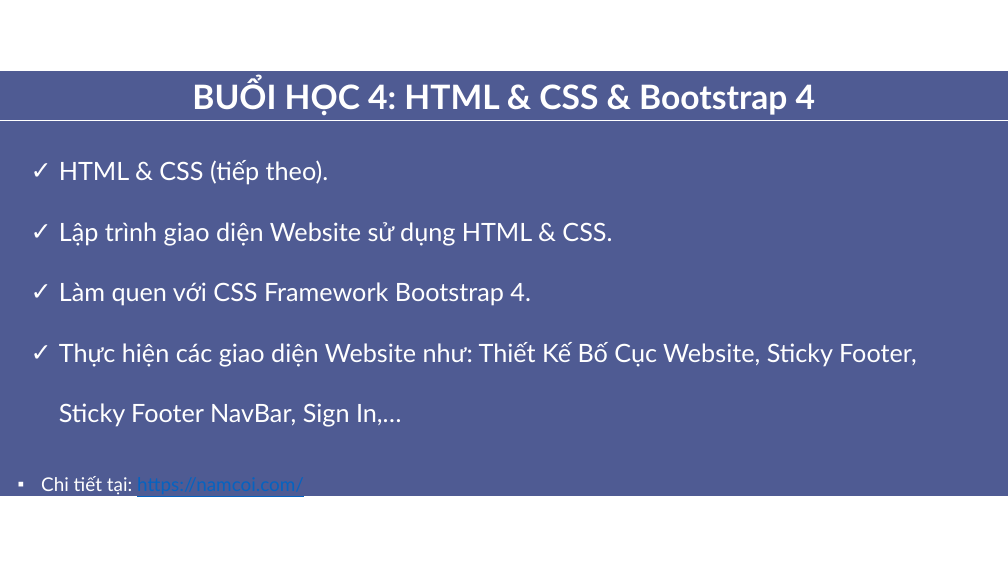
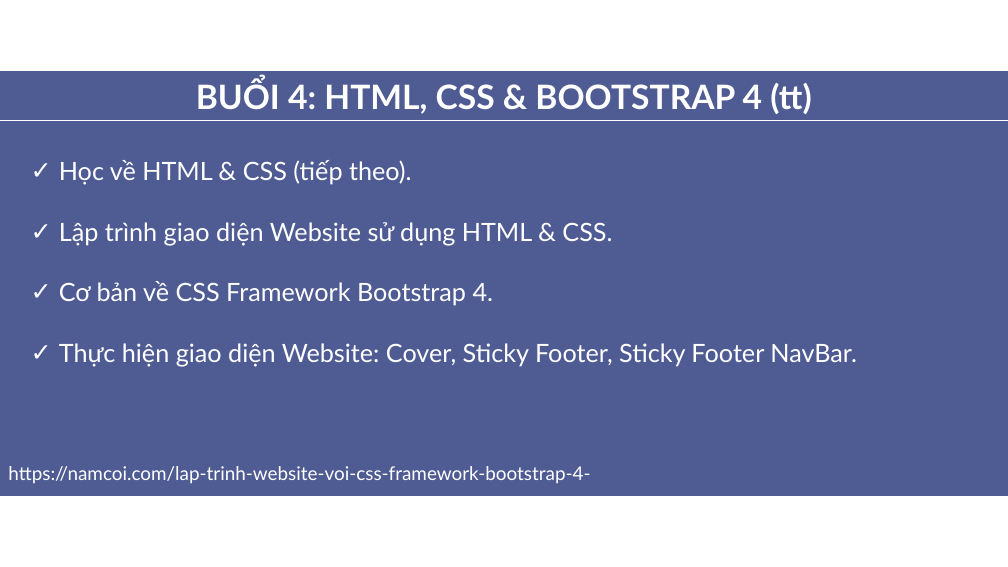
Before and after one commit to aptech-php/aptech-php-course, a slide deck: slide 6 of HTML-CSS-JS/nhap-mon-lap-trinh-web.pptx. Drawn at 1008x567 pixels with LibreOffice and Linux fonts; fonts in the diff are those of the drawing. Boxes give left, top, right and bottom in pixels: in the first picture for what was removed or moved away, otherwise in the second. Text is boxed around its words. In the diff, an @@ line names an element or a change of style, - is before the commit and + after.

```diff
--- a/HTML-CSS-JS/nhap-mon-lap-trinh-web.pptx
+++ b/HTML-CSS-JS/nhap-mon-lap-trinh-web.pptx
@@ text at [196, 80, 811, 114]: text changed @@
-BUỔI HỌC 4: HTML & CSS & Bootstrap 4
+BUỔI 4: HTML, CSS & BOOTSTRAP 4 (tt)
@@ text at [59, 160, 412, 185]: text changed @@
-✓ HTML & CSS (tiếp theo).
+✓ Học về HTML & CSS (tiếp theo).
@@ text at [59, 281, 857, 367]: text changed @@
-✓ Làm quen với CSS Framework Bootstrap 4.
-✓ Thực hiện các giao diện Website như: Thiết Kế Bố Cục Website, Sticky Footer, Sticky Footer NavBar, Sign In,…
+✓ Cơ bản về CSS Framework Bootstrap 4.
+✓ Thực hiện giao diện Website: Cover, Sticky Footer, Sticky Footer NavBar.
@@ text added at [8, 466, 590, 484], 18 pt, text #FFFFFF @@
+https://namcoi.com/lap-trinh-website-voi-css-framework-bootstrap-4-html-4/
@@ text removed at [41, 476, 304, 495] @@
-▪ Chi tiết tại: https://namcoi.com/
```
Also in this commit, not shown: 7 other slides changed, 10 slides added, 17 other files.
